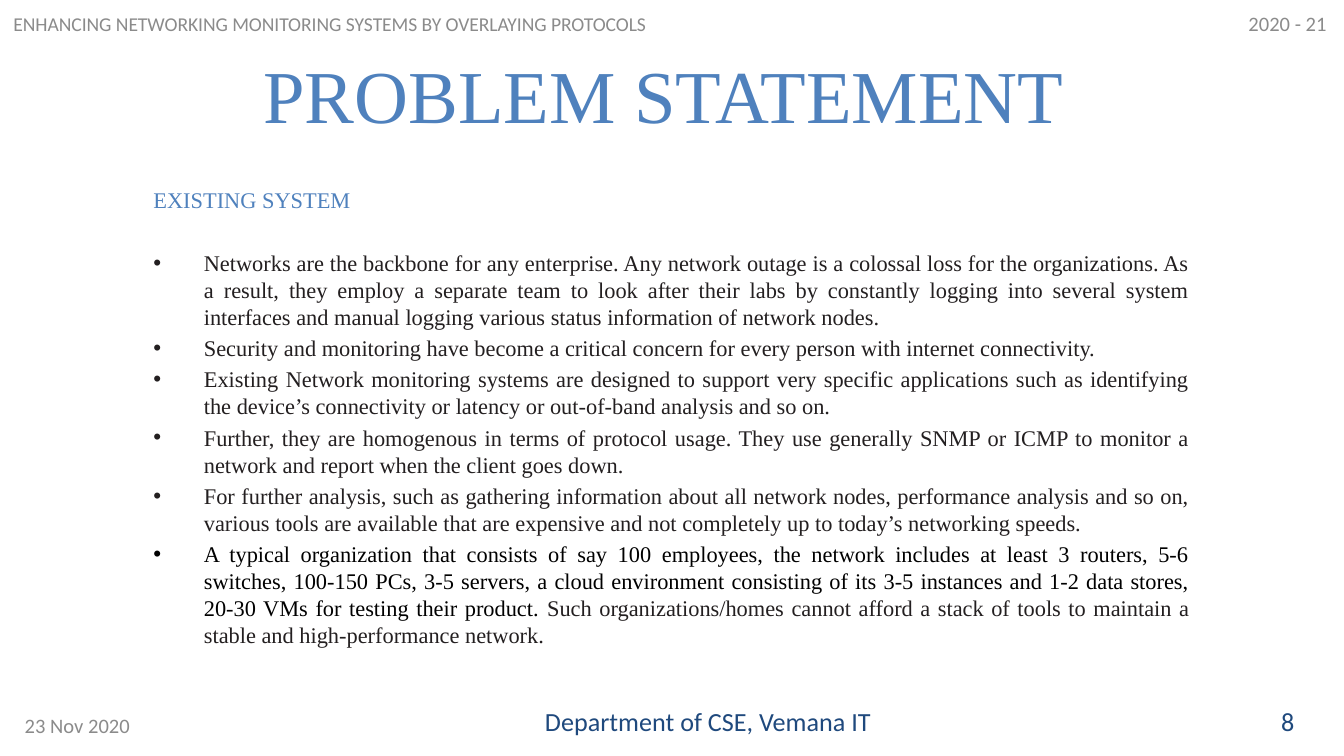
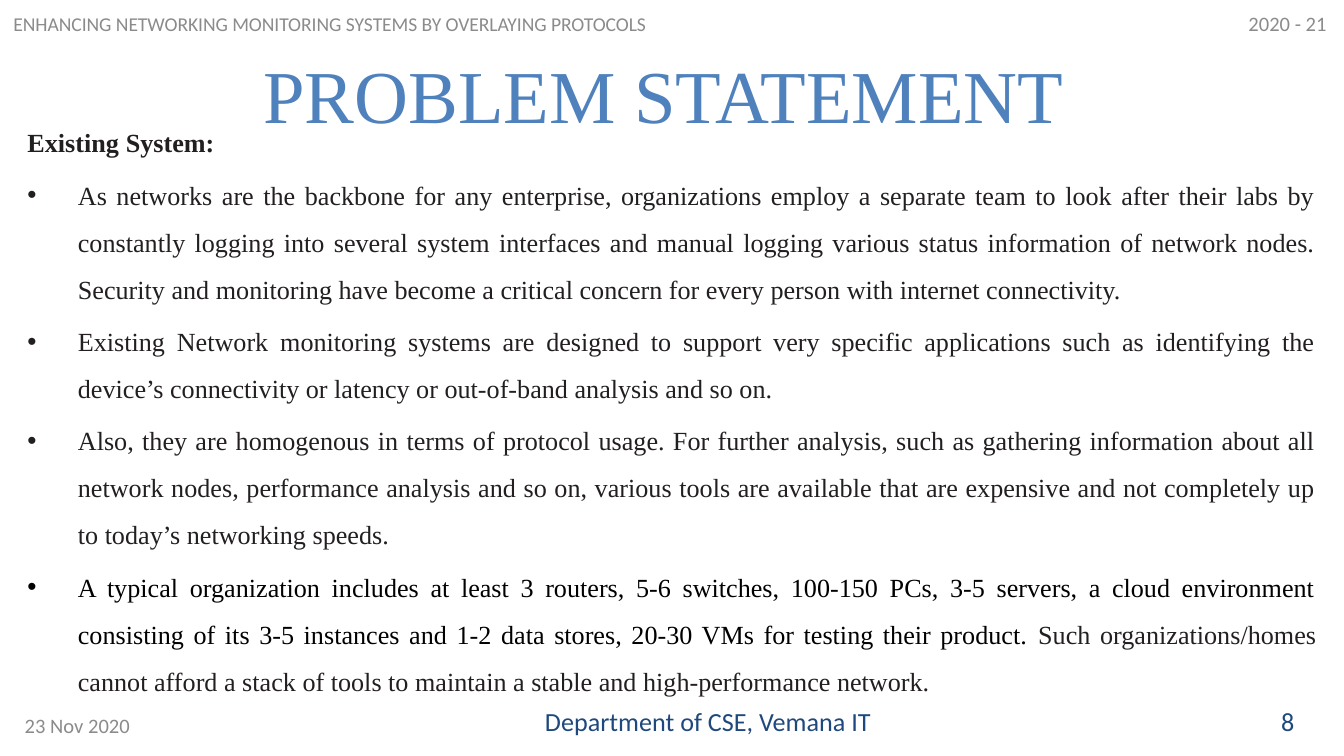
Before and after one commit to rajashreey841/network-monitor, a slide deck: slide 12 of PPT-Review-1.pptx (slide 9 before the commit). Drawn at 1344x756 pixels with LibreOffice and Linux fonts; fonts in the diff are those of the drawing. Boxes give left, top, right and bottom in pixels: in the first picture for what was removed or moved away, otherwise in the second. Text is boxed around its words. In the diff, an @@ line names an element or a change of style, - is before the commit and + after.

```diff
--- a/PPT-Review-1.pptx
+++ b/PPT-Review-1.pptx
@@ text "Existing System:": place and size @@
-text "Existing System:" at box(153, 193, 1189, 648)
+text "Existing System:" at box(27, 134, 1316, 697)
@@ text at box(27, 134, 1314, 305): text changed; size 12 to 14 pt @@
-EXISTING SYSTEM
-• Networks are the backbone for any enterprise. Any network outage is a colossal loss for the organizations. As a result, they employ a separate team to look after their labs by constantly logging into several system interfaces and manual logging various status information of network nodes.
-• Security and monitoring have become a critical concern for every person with internet connectivity.
+Existing System:
+• As networks are the backbone for any enterprise, organizations employ a separate team to look after their labs by constantly logging into several system interfaces and manual logging various status information of network nodes. Security and monitoring have become a critical concern for every person with internet connectivity.
@@ text at box(78, 332, 1314, 404): size 12 to 14 pt in "Existing Network monitoring systems are designed to ..."; line spacing 1 to 1.5 @@
@@ text at box(78, 431, 1316, 697): text changed; size 12 to 14 pt @@
-• Further, they are homogenous in terms of protocol usage. They use generally SNMP or ICMP to monitor a network and report when the client goes down.
-• For further analysis, such as gathering information about all network nodes, performance analysis and so on, various tools are available that are expensive and not completely up to today’s networking speeds.
-• A typical organization that consists of say 100 employees, the network includes at least 3 routers, 5-6 switches, 100-150 PCs, 3-5 servers, a cloud environment consisting of its 3-5 instances and 1-2 data stores, 20-30 VMs for testing their product. Such organizations/homes cannot afford a stack of tools to maintain a stable and high-performance network.
+• Also, they are homogenous in terms of protocol usage. For further analysis, such as gathering information about all network nodes, performance analysis and so on, various tools are available that are expensive and not completely up to today’s networking speeds.
+• A typical organization includes at least 3 routers, 5-6 switches, 100-150 PCs, 3-5 servers, a cloud environment consisting of its 3-5 instances and 1-2 data stores, 20-30 VMs for testing their product. Such organizations/homes cannot afford a stack of tools to maintain a stable and high-performance network.
```
Also in this commit, not shown: 11 other slides changed, 6 slides added, 1 slide removed, 2 other files.
